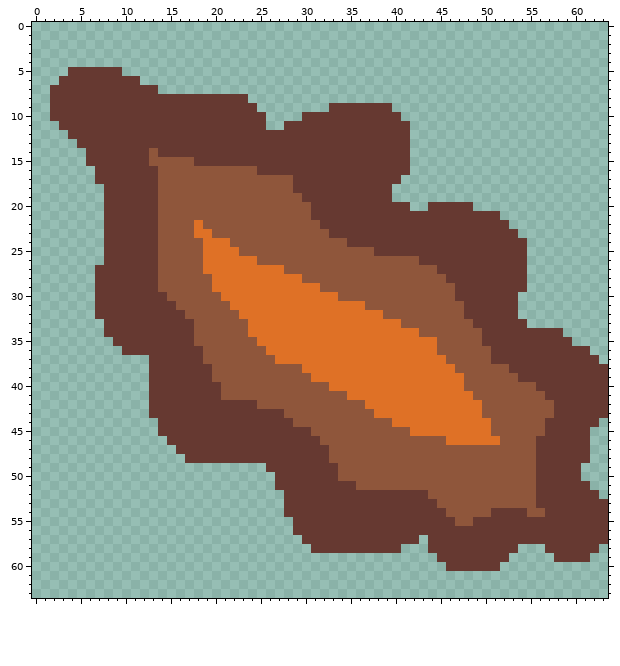
Two versions of one pixel-art sprite, nestphalia/resources/sprites/scatter_oak.png. Above: the version before the commit.
The file is 64x64 pixels.
Now the later version:
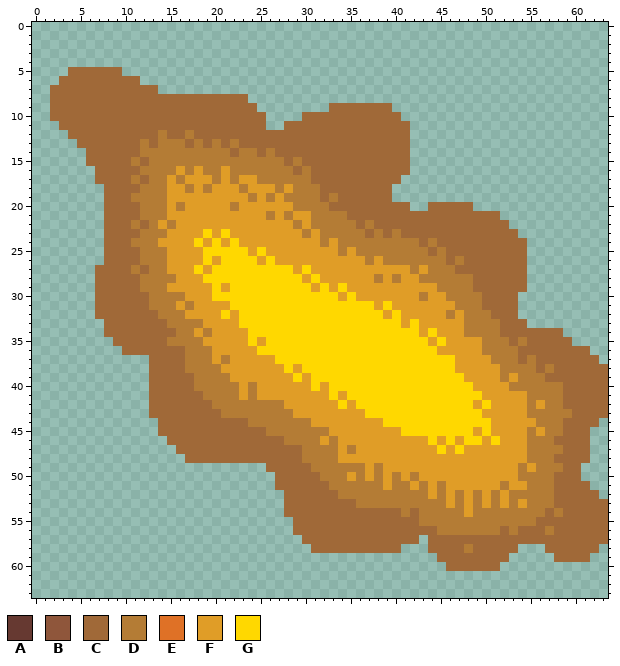
Palette (. is transparent): A #663931  B #8f563b  C #a06938  D #b47c35  E #df7126  F #e09d27  G #ffd800
The author wrote: Floor Scatters
Diff:
Changed rows in their new state; - is an unchanged pixel.
first column x 2:
 5 --CCCCCC------------------------------------------------------
 6 -CCCCCCCCC----------------------------------------------------
 7 CCCCCCCCCCCC--------------------------------------------------
 8 CCCCCCCCCCCCCCCCCCCCCC----------------------------------------
 9 CCCCCCCCCCCCCCCCCCCCCCC--------CCCCCCC------------------------
10 CCCCCCCCCCCCCCCCCCCCCCCC----CCCCCCCCCCC-----------------------
11 -CCCCCCCCCCCCCCCCCCCCCCC--CCCCCCCCCCCCCC----------------------
12 --CCCCCCCCCCDCCDCCCCCCCCCCCCCCCCCCCCCCCC----------------------
13 ---CCCCCCCDCDDDCDCDCDCCCCCCCCCCCCCCCCCCC----------------------
14 ----CCCCCCDDDDDDDDDDCDDCDCCCCCCCCCCCCCCC----------------------
15 ----CCCCCDCDDDDDDDDDDDDDDDCDCCCCCCCCCCCC----------------------
16 -----CCCCCDDDDFDFDDFDDDDDDDCDCCCCCCCCCCC----------------------
17 -----CCCCDCDDFDFFFDFDFFDDDDDDCCCCCCCCCC-----------------------
18 ------CCCCDDDFFDFDFFFDFFFDFDDDCCCCCCCC------------------------
19 ------CCCDDDDFFFFFFFFFDFDFDDDDCDCCCCCC------------------------
20 ------CCCCDDDFDFFFFFDFFFFFFDDDDCCCCCCCCC--CCCCC---------------
21 ------CCCCDDDFFFFFFFFFFFDFDFFDDDDCCCCCCCCCCCCCCCCC------------
22 ------CCCDCDFDFFFFFFFFFFFFFDFDDDDDCDCCCCCCCCCCCCCCC-----------
23 ------CCCCDDDFFFFGFGFFFFFFFFDFDDDDDCDCDCCCCCCCCCCCCC----------
24 ------CCCDDDFFFFGFGFGFFFFFFFFFDFDDDDDDDDDCDCCCCCCCCCC---------
25 ------CCCCDDDFFFFGGGGGFGFFFFFFFFDFDDDDDDDDCDCCCCCCCCC---------
26 ------CCCCDDDFFFFGFGGGGFGFFFFFFFFFFDFDDDDDDDCDCCCCCCC---------
27 -----CCCCDCDDFFFGFGGGGGGGGGFGFFFFFFFFFFFDFDDDCCCCCCCC---------
28 -----CCCCCDDDDFFFGGGGGGGGGGGFGFFFFFFDFDFFDDDDDDCCCCCC---------
29 -----CCCCCDDDFFFFFGFGGGGGGGGGFGFGFFFFFFFFFFDDDDCCCCCC---------
30 -----CCCCCCDDDDFFFGGGGGGGGGGGGGGFGFFFFFFFDFFDDDDCCCC----------
31 -----CCCCCCDDDFDFFFFGGGGGGGGGGGGGGGGFGFFFFFFFDDDCCCC----------
32 -----CCCCCCCDDDFFFFGFGGGGGGGGGGGGGGGGFGFFFFFDFDDDCCC----------
33 ------CCCCCCCDDDDFFFFGGGGGGGGGGGGGGGGGGFGFFFFFDDDDCCC---------
34 ------CCCCCCCCDDFDFFFFGGGGGGGGGGGGGGGGGGGFGFFFDDDDCCCCCCC-----
35 -------CCCCCCDDDDFFFFFGFGGGGGGGGGGGGGGGGGGFGFFFFDDDCDCCCCC----
36 --------CCCCCCCDDDFFFFFGGGGGGGGGGGGGGGGGGGGFFFFFDDDDCCCCCCCC--
37 -----------CCCCDDDFDFFFFFGGGGGGGGGGGGGGGGGGGGFFFFDDDCDCCCCCCC-
38 -----------CCCCDDDDFFFFFFFGFGGGGGGGGGGGGGGGGGFFFFFDDDDCDCCCCCC
39 -----------CCCCCDDDDFFFFFFFGFGGGGGGGGGGGGGGGGGFFFFDFDDDCCCCCCC
40 -----------CCCCCDDDDDFDFFFFFFGFGGGGGGGGGGGGGGGGFFFFDDDDDDCCCCC
41 -----------CCCCCCDDDDFDFFFFFFFFGFGGGGGGGGGGGGGGGFFFFFDDDDCCCCC
42 -----------CCCCCCCDDDDDDDDFFFFFFGFGGGGGGGGGGGGGFGFFFFDFDDCCCCC
43 -----------CCCCCCCCDDDDDDDDFFFFFFFFGGGGGGGGGGGGGFFFFFDDDDDCCCC
44 ------------CCCCCCCCCCDDDDDDDFFFFFFFFGGGGGGGGGGGGFFFFFDDDCCCC-
45 ------------CCCCCCCCCCCCDDDDDDDFFFFFFFFGGGGGGGGFGFFFFDFDDCCC--
46 -------------CCCCCCCCCCCCCDDDDFDFFFFFFFFFFGFGFGGFGFFFDDDCCCC--
47 --------------CCCCCCCCCCCCCCDDDDFDFFFFFFFFFGFGFFFFFFFDDDDCCC--
48 ---------------CCCCCCCCCCCCCDDDDFFFFFFFFFFFFFFFFFFFFFDDDCCCC--
49 ------------------------CCCCCDDDDDDFDFFFFFFFFFFFFFFFDFDDDCC---
50 -------------------------CCCCCDDDFDFDFDFDFFFFFFFFFFFDDDDCCC---
51 -------------------------CCCCCCDDDDDDFDDFDFDFFFFFFDFFDDDCCCC--
52 --------------------------CCCCCCDDDDDDDDDDFDFDFDFDFDDDDDCCCCC-
53 --------------------------CCCCCCCCDDDDDDDDDDFDFDFDFDFDDDCCCCCC
54 --------------------------CCCCCCCCCCCCCDCDDDDDFDDDDDDDDCDCCCCC
55 ---------------------------CCCCCCCCCCCCCCDDDDDDDDDDDDDCCCCCCCC
56 ---------------------------CCCCCCCCCCCCCCCCDDDDDDDCDCCCDCCCCCC
57 ----------------------------CCCCCCCCCCCCC-CCCCCCCCCCCCCCCCCCCC
58 -----------------------------CCCCCCCCCC---CCCCDCCCCC---CCCCCC-
59 -------------------------------------------CCCCCCCC-----CCCC--
60 --------------------------------------------CCCCCC------------
Boxes around the changes in both pictures, in picture pixels (x1, y1, x2, y2):
changed: (50, 67, 608, 571)
